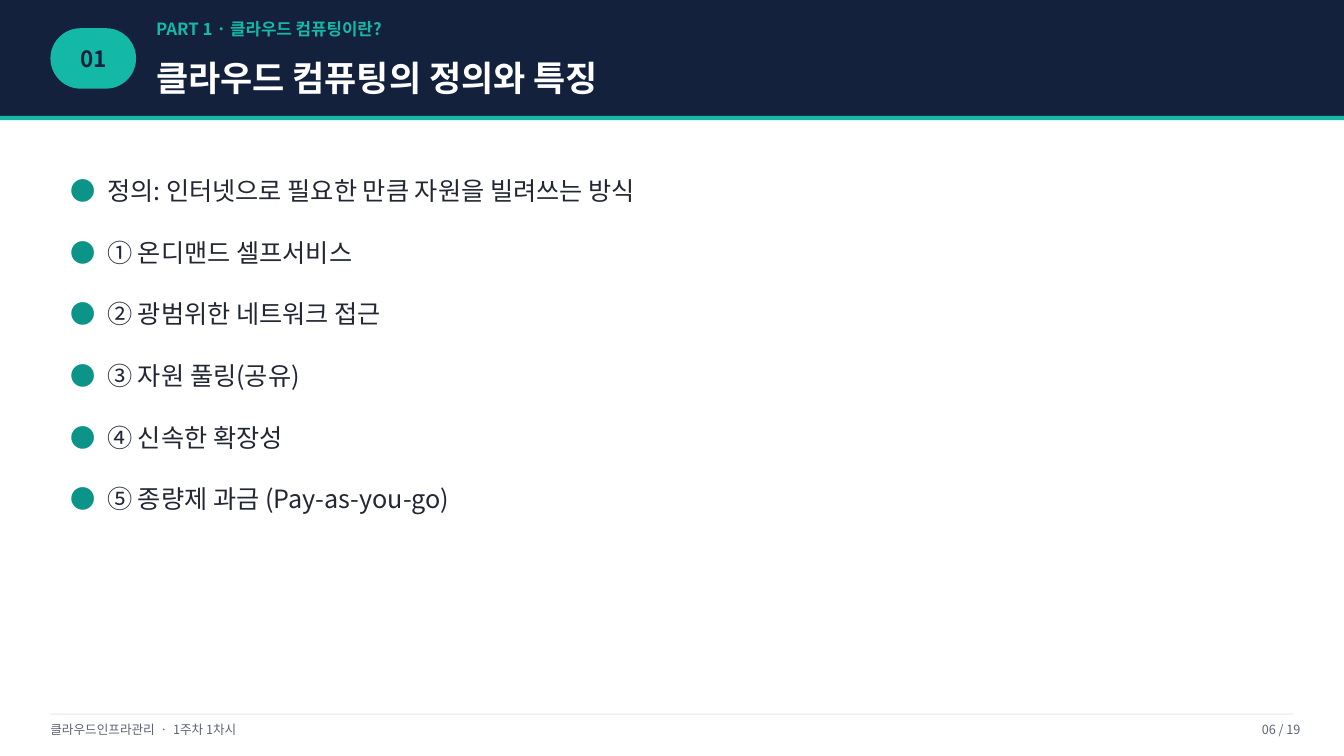
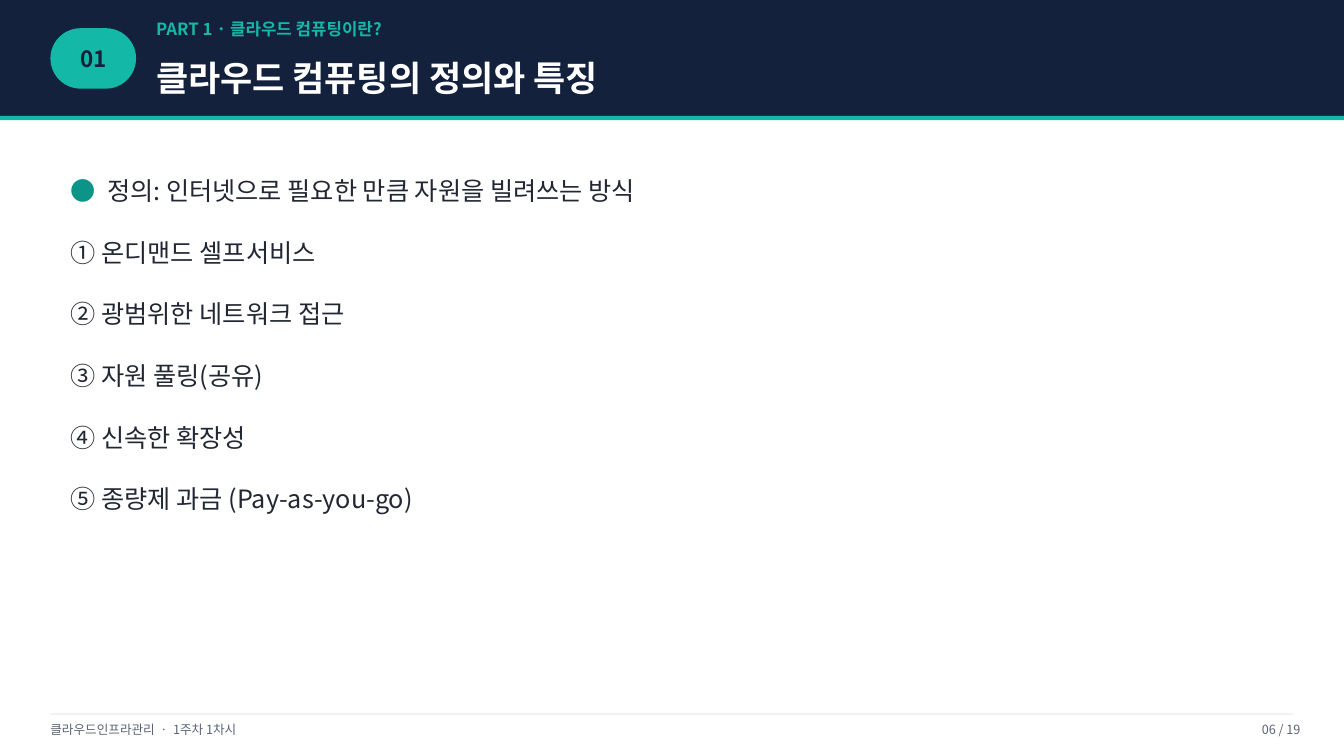
Before and after one commit to gorae-black/class, a slide deck: slide 6 of class/cloud_infra_mgmt/01주차_클라우드개념_Docker입문/01_강의자료/1차시_클라우드패러다임과가상화이론_강의용.pptx. Drawn at 1344x756 pixels with LibreOffice and Linux fonts; fonts in the diff are those of the drawing. Boxes give left, top, right and bottom in pixels: in the first picture for what was removed or moved away, otherwise in the second. Text is boxed around its words. In the diff, an @@ line names an element or a change of style, - is before the commit and + after.

```diff
--- a/class/cloud_infra_mgmt/01주차_클라우드개념_Docker입문/01_강의자료/1차시_클라우드패러다임과가상화이론_강의용.pptx
+++ b/class/cloud_infra_mgmt/01주차_클라우드개념_Docker입문/01_강의자료/1차시_클라우드패러다임과가상화이론_강의용.pptx
@@ text at (x1=71, y1=240, x2=413, y2=515): text changed @@
-● ① 온디맨드 셀프서비스
-● ② 광범위한 네트워크 접근
-● ③ 자원 풀링(공유)
-● ④ 신속한 확장성
-● ⑤ 종량제 과금 (Pay-as-you-go)
+① 온디맨드 셀프서비스
+② 광범위한 네트워크 접근
+③ 자원 풀링(공유)
+④ 신속한 확장성
+⑤ 종량제 과금 (Pay-as-you-go)
```
Also in this commit, not shown: 1 other slide changed, 1 other file.
